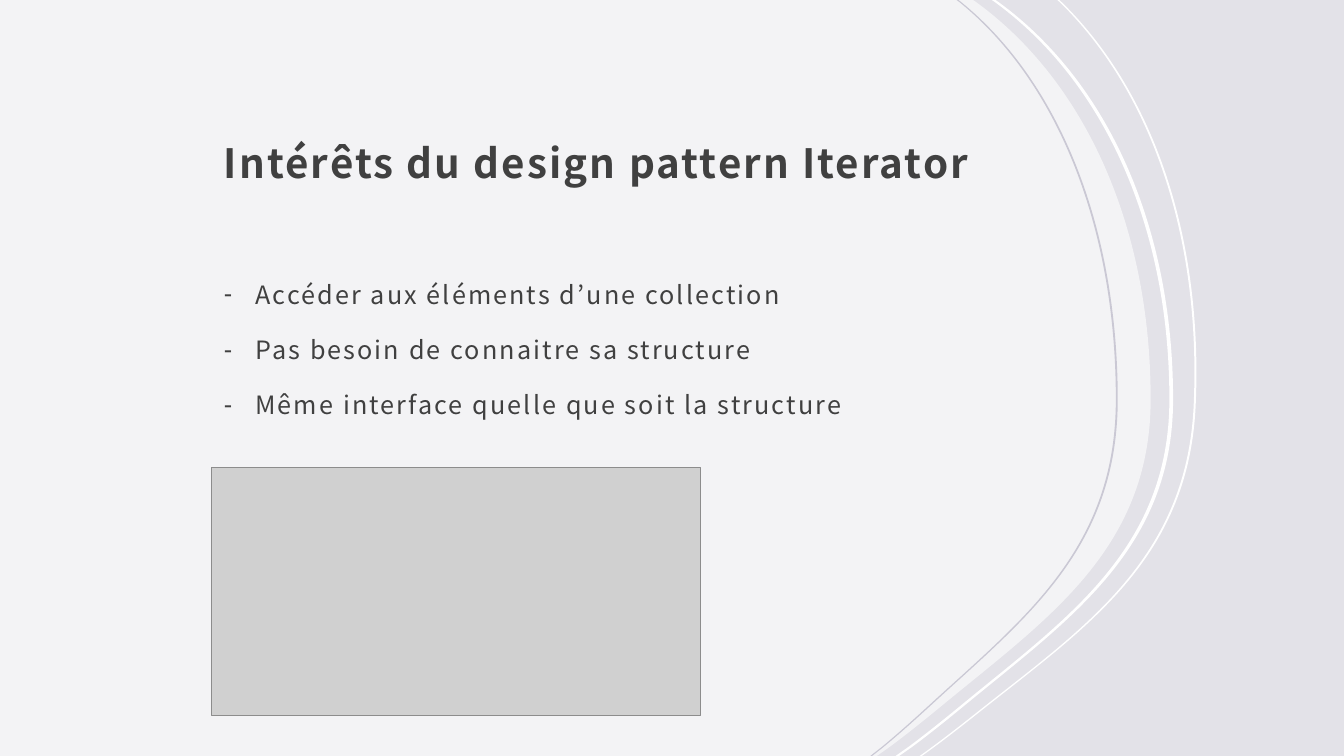
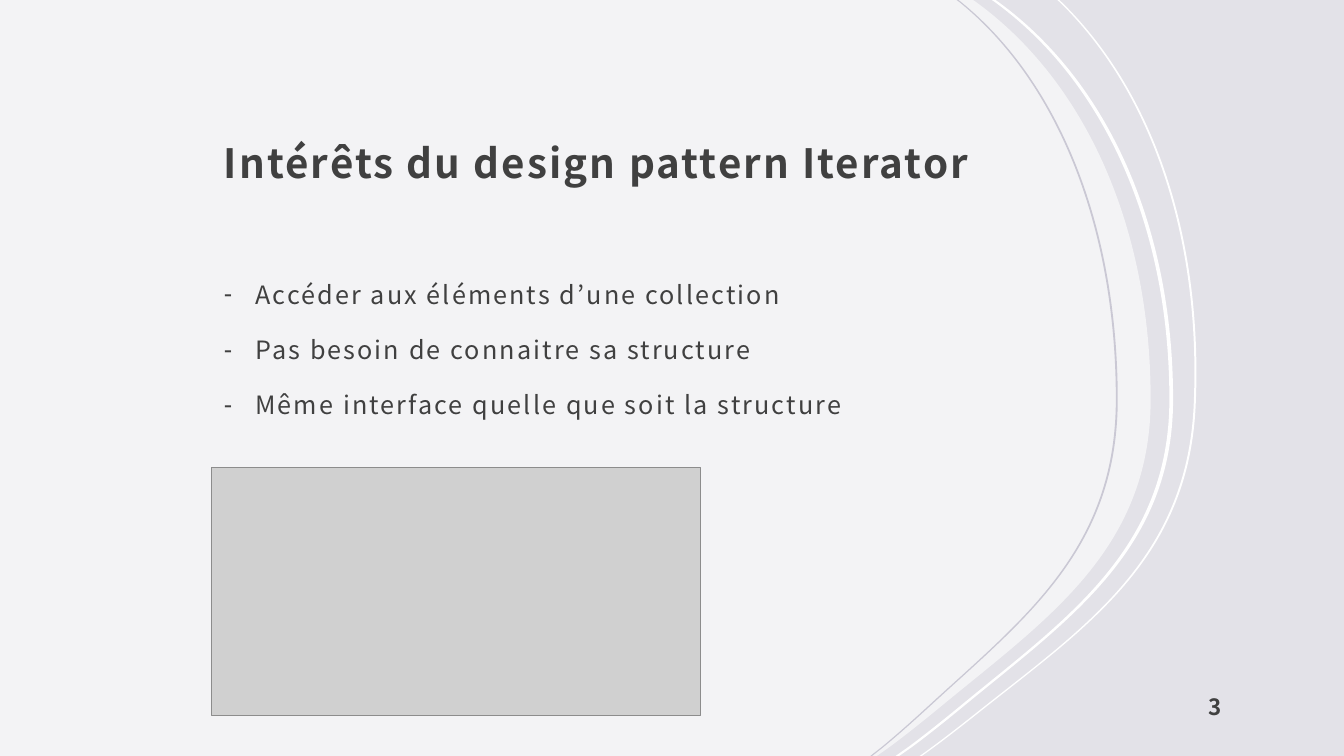
Before and after one commit to Qwatrinet/tps-formation, a slide deck: slide 3 of Iterator/présentation iterator.pptx. Drawn at 1344x756 pixels with LibreOffice and Linux fonts; fonts in the diff are those of the drawing; grey boxes stand for pictures. Boxes give left, top, right and bottom in pixels: in the first picture for what was removed or moved away, otherwise in the second. Text is boxed around its words. In the diff, an @@ line names an element or a change of style, - is before the commit and + after.

```diff
--- a/Iterator/présentation iterator.pptx
+++ b/Iterator/présentation iterator.pptx
@@ page number added at [1209,698,1222,716], 16 pt, text #404040, bold @@
+3
```
Also in this commit, not shown: 12 other slides changed, 4 slides added, 5 slides removed, 7 other files.
